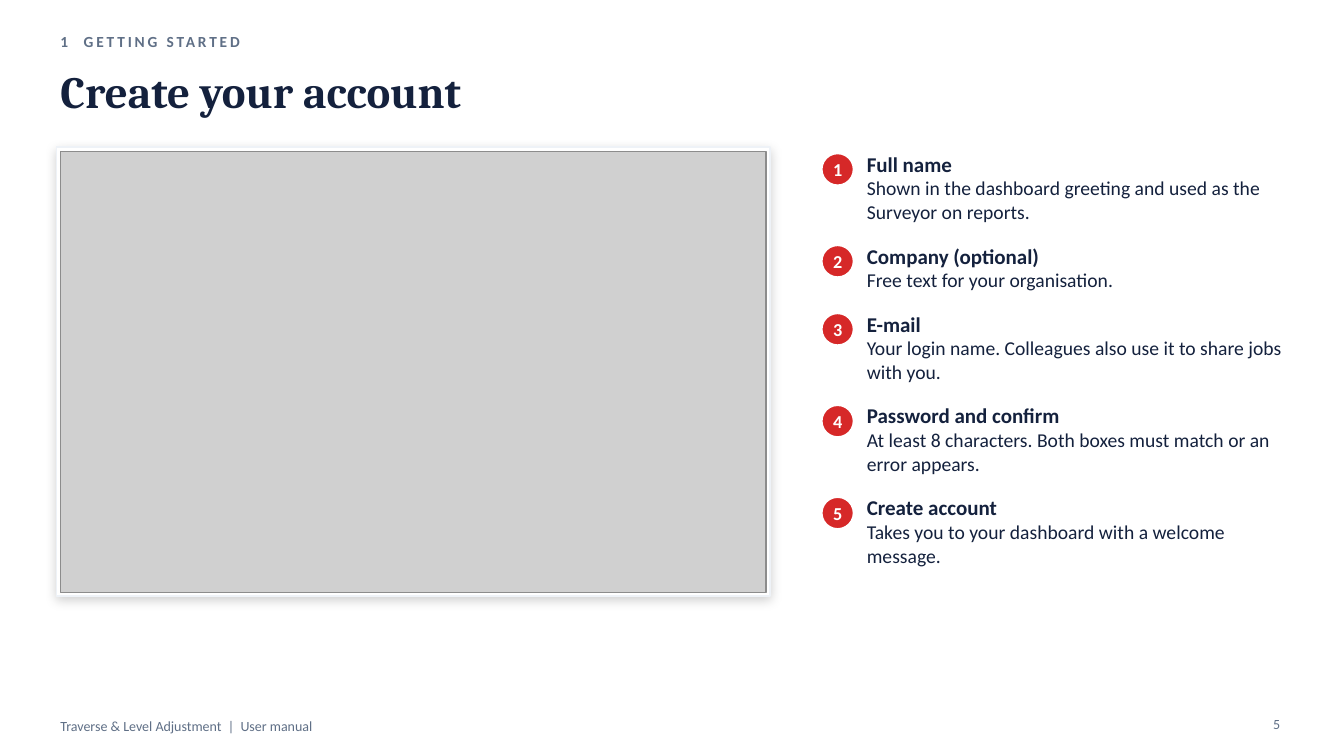
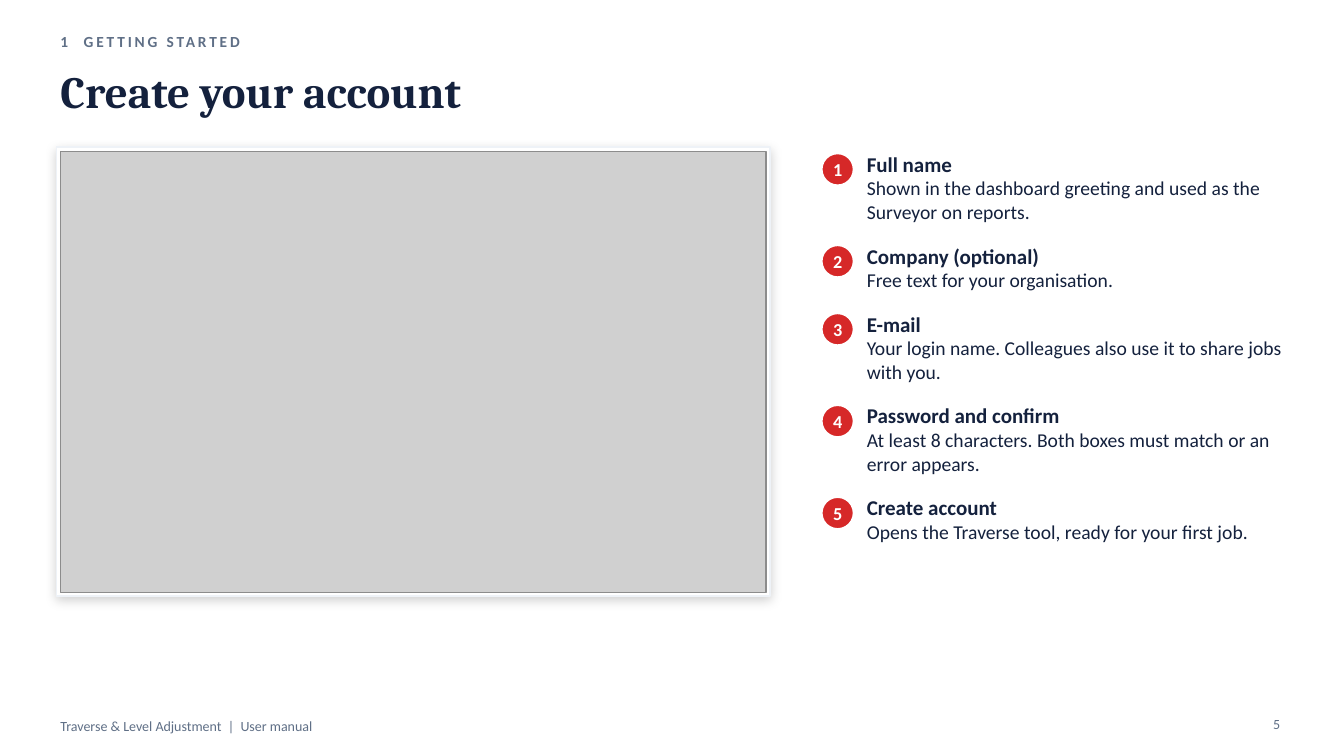
Before and after one commit to Asjad-Mehmood/KML-WEBSITE-, a slide deck: slide 5 of public/traverse/Traverse-Level-User-Manual.pptx. Drawn at 1344x756 pixels with LibreOffice and Linux fonts; fonts in the diff are those of the drawing; grey boxes stand for pictures. Boxes give left, top, right and bottom in pixels: in the first picture for what was removed or moved away, otherwise in the second. Text is boxed around its words. In the diff, an @@ line names an element or a change of style, - is before the commit and + after.

```diff
--- a/public/traverse/Traverse-Level-User-Manual.pptx
+++ b/public/traverse/Traverse-Level-User-Manual.pptx
@@ text at box(867, 525, 1247, 543): text changed @@
-Takes you to your dashboard with a welcome message.
+Opens the Traverse tool, ready for your first job.
```
Also in this commit, not shown: 5 other slides changed, 1 slide added, 19 other files.
